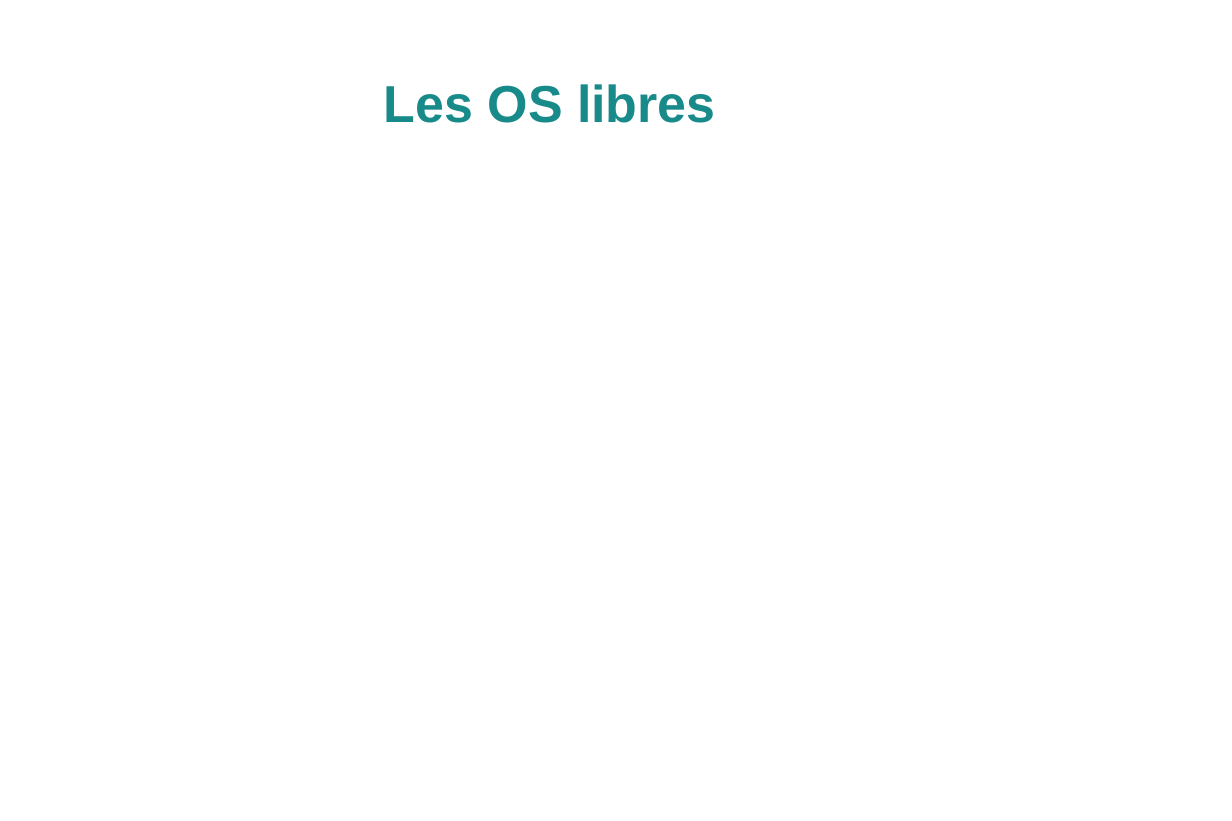
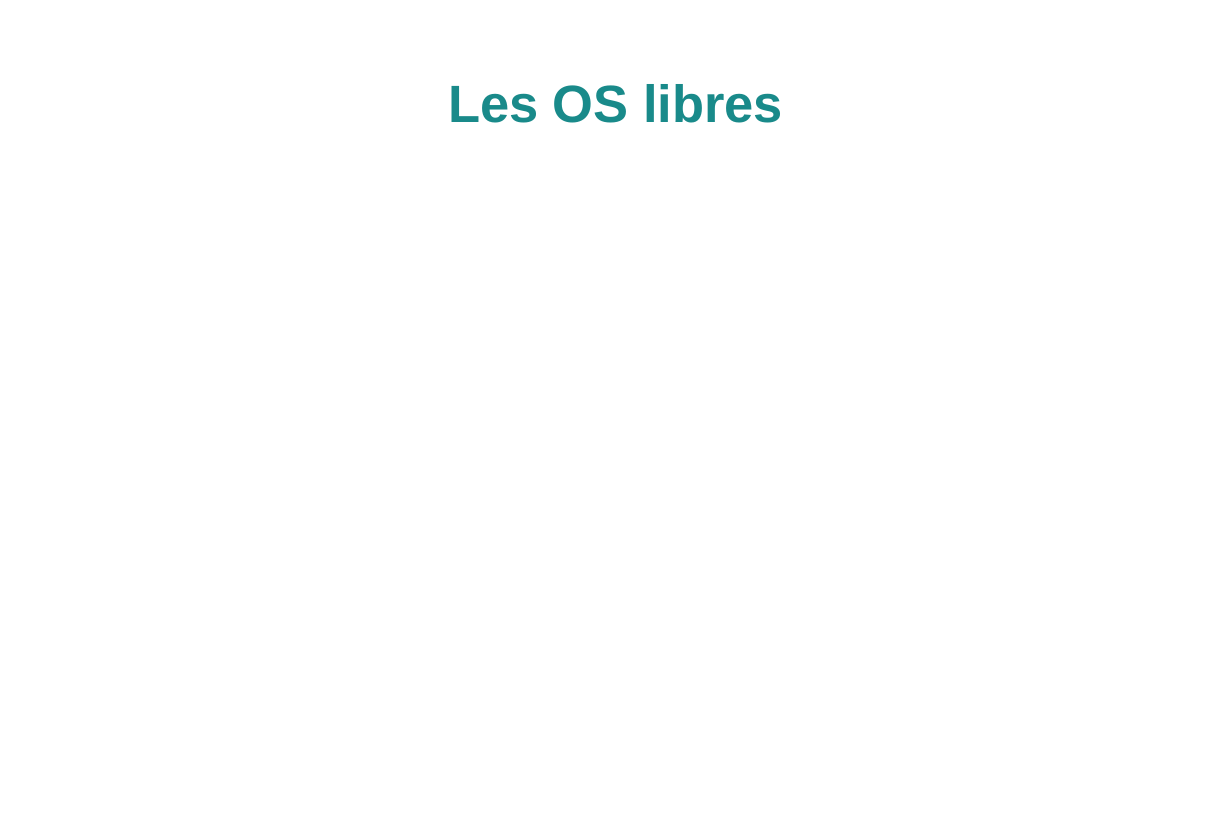
Before and after one commit to KaneRoot/public, a slide deck: slide 1 of licence_s4/com/diaporama_explicite_pas_complet.odp. Drawn at 1232x821 pixels with LibreOffice and Linux fonts; fonts in the diff are those of the drawing; background and template pictures are left out. Boxes give left, top, right and bottom in pixels: in the first picture for what was removed or moved away, otherwise in the second. Text is boxed around its words. In the diff, an @@ line names an element or a change of style, - is before the commit and + after.

```diff
--- a/licence_s4/com/diaporama_explicite_pas_complet.odp
+++ b/licence_s4/com/diaporama_explicite_pas_complet.odp
@@ title "Les OS libres": place and size @@
-title "Les OS libres" at box(384, 84, 716, 123)
+title "Les OS libres" at box(448, 84, 783, 123)
@@ title "Les OS libres" at box(448, 84, 783, 123): size 32.3 to 32.6 pt @@
```
Also in this commit, not shown: 6 other slides changed, 2 slides added, 1 slide removed.
